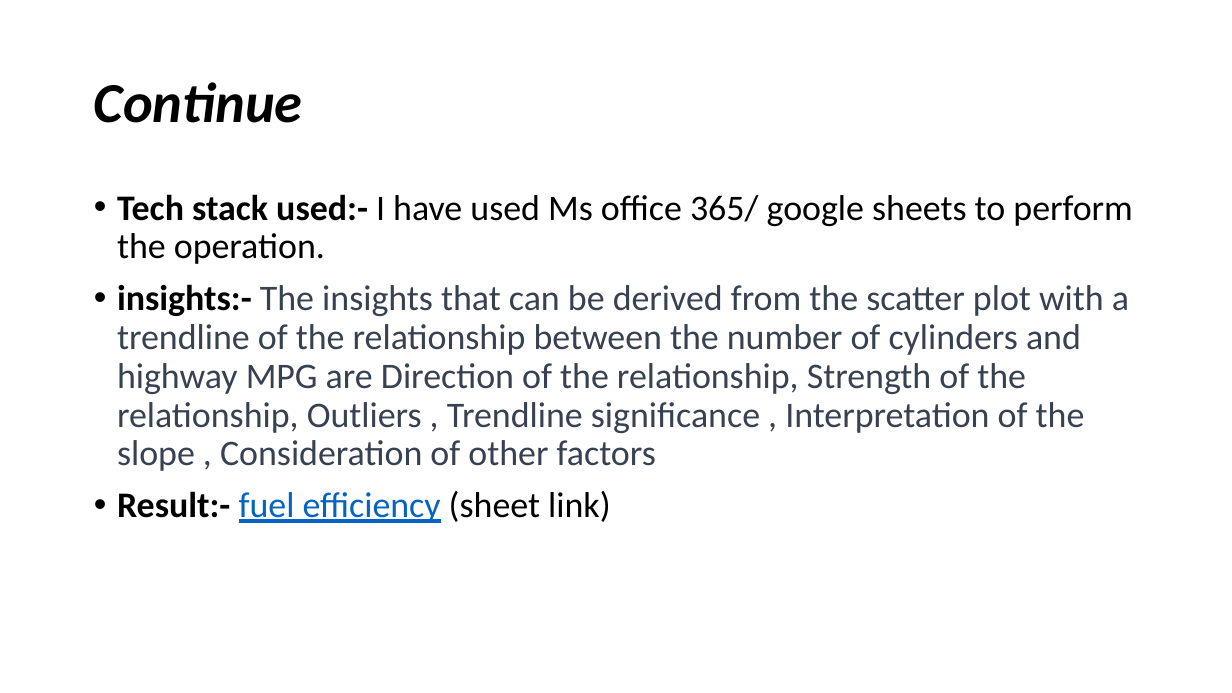
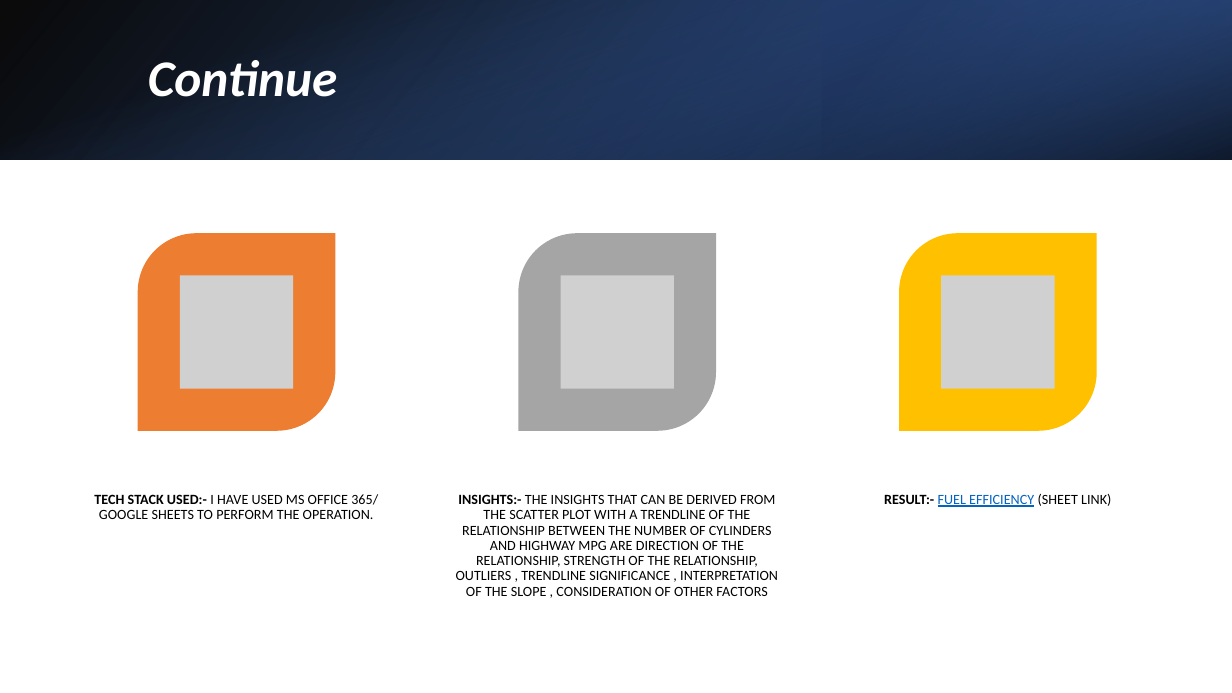
Before and after one commit to Athreya27/Athreya-, a slide deck: slide 16 of Impact of Car Features.pptx (slide 15 before the commit). Drawn at 1232x693 pixels with LibreOffice and Linux fonts; fonts in the diff are those of the drawing; grey boxes stand for pictures. Boxes give left, top, right and bottom in pixels: in the first picture for what was removed or moved away, otherwise in the second. Text is boxed around its words. In the diff, an @@ line names an element or a change of style, - is before the commit and + after.

```diff
--- a/Impact of Car Features.pptx
+++ b/Impact of Car Features.pptx
@@ rectangle added at [0,0,1232,159], fill gradient #000000 to #2F5597 @@
@@ rectangle added at [0,0,1232,159], fill gradient #4472C4 to #000000 @@
@@ rectangle added at [822,0,1232,159], fill gradient #203864 to #4472C4 @@
@@ title "Continue": place and size @@
-title "Continue" at [94,82,303,123]
+title "Continue" at [148,60,338,97]
@@ title "Continue" at [148,60,338,97]: size 44 to 40 pt, text colour #000000 to #FFFFFF @@
@@ text at [456,494,778,596]: text changed; size 28 to 11 pt; text colour #374151 to #000000 @@
-• Tech stack used:- I have used Ms office 365/ google sheets to perform the operation.
-• insights:- The insights that can be derived from the scatter plot with a trendline of the relationship between the number of cylinders and highway MPG are Direction of the relationship, Strength of the relationship, Outliers , Trendline significance , Interpretation of the slope , Consideration of other factors
-• Result:- fuel efficiency (sheet link)
+INSIGHTS:- THE INSIGHTS THAT CAN BE DERIVED FROM THE SCATTER PLOT WITH A TRENDLINE OF THE RELATIONSHIP BETWEEN THE NUMBER OF CYLINDERS AND HIGHWAY MPG ARE DIRECTION OF THE RELATIONSHIP, STRENGTH OF THE RELATIONSHIP, OUTLIERS , TRENDLINE SIGNIFICANCE , INTERPRETATION OF THE SLOPE , CONSIDERATION OF OTHER FACTORS
@@ group added at [94,233,1111,519]: 3 round diag rects, 3 pictures, 2 texts @@
+TECH STACK USED:- I HAVE USED MS OFFICE 365/ GOOGLE SHEETS TO PERFORM THE OPERATION.
+RESULT:- FUEL EFFICIENCY (SHEET LINK)
```
Also in this commit, not shown: 29 other slides changed, 10 slides added, 5 slides removed.
